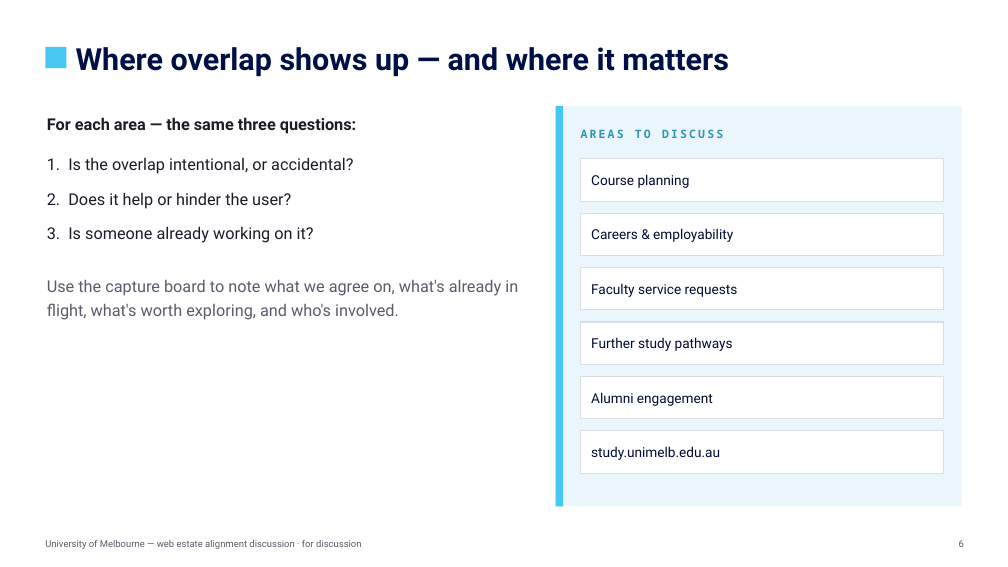
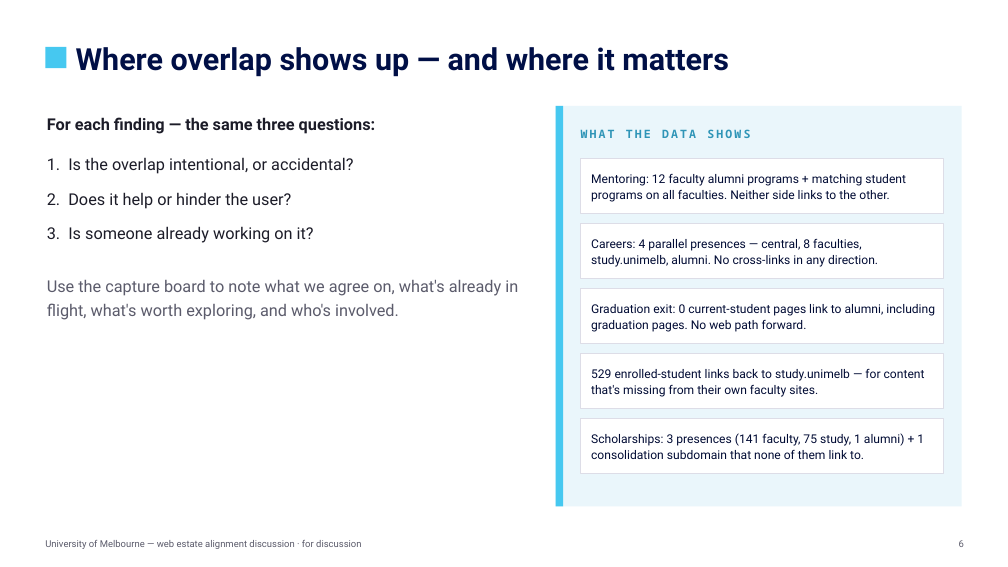
Before and after one commit to Enterprise-Services-Group/unimelb-current-students-ia, a slide deck: slide 6 of discussion-deck/Current-Students-EndToEnd-Discussion.pptx. Drawn at 1008x567 pixels with LibreOffice and Linux fonts; fonts in the diff are those of the drawing. Boxes give left, top, right and bottom in pixels: in the first picture for what was removed or moved away, otherwise in the second. Text is boxed around its words. In the diff, an @@ line names an element or a change of style, - is before the commit and + after.

```diff
--- a/discussion-deck/Current-Students-EndToEnd-Discussion.pptx
+++ b/discussion-deck/Current-Students-EndToEnd-Discussion.pptx
@@ text at bbox=[47, 117, 376, 134]: text changed @@
-For each area — the same three questions:
+For each finding — the same three questions:
@@ text at bbox=[581, 129, 750, 138]: text changed @@
-AREAS TO DISCUSS
+WHAT THE DATA SHOWS
@@ rectangle: place and size @@
-rectangle at bbox=[581, 159, 944, 201]
+rectangle at bbox=[581, 159, 944, 213]
@@ text at bbox=[591, 174, 906, 202]: text changed; size 13 to 11.5 pt @@
-Course planning
+Mentoring: 12 faculty alumni programs + matching student programs on all faculties. Neither side links to the other.
@@ rectangle: place and size @@
-rectangle at bbox=[581, 213, 944, 256]
+rectangle at bbox=[581, 224, 944, 278]
@@ text at bbox=[591, 239, 878, 267]: text changed; size 13 to 11.5 pt @@
-Careers & employability
+Careers: 4 parallel presences — central, 8 faculties, study.unimelb, alumni. No cross-links in any direction.
@@ rectangle: place and size @@
-rectangle at bbox=[581, 268, 944, 310]
+rectangle at bbox=[581, 289, 944, 343]
@@ text at bbox=[591, 304, 935, 332]: text changed; size 13 to 11.5 pt @@
-Faculty service requests
+Graduation exit: 0 current-student pages link to alumni, including graduation pages. No web path forward.
@@ rectangle: place and size @@
-rectangle at bbox=[581, 322, 944, 364]
+rectangle at bbox=[581, 354, 944, 408]
@@ text at bbox=[591, 369, 925, 397]: text changed; size 13 to 11.5 pt @@
-Further study pathways
+529 enrolled-student links back to study.unimelb — for content that's missing from their own faculty sites.
@@ rectangle: place and size @@
-rectangle at bbox=[581, 377, 944, 419]
+rectangle at bbox=[581, 419, 944, 473]
@@ rectangle removed at bbox=[581, 431, 944, 473] @@
@@ text at bbox=[591, 433, 924, 459]: text changed; size 13 to 11.5 pt @@
-Alumni engagement
+Scholarships: 3 presences (141 faculty, 75 study, 1 alumni) + 1 consolidation subdomain that none of them link to.
@@ text removed at bbox=[591, 446, 720, 460] @@
-study.unimelb.edu.au
```
Also in this commit, not shown: 3 other slides changed, 1 slide added, 1 slide removed, 1 other file.
